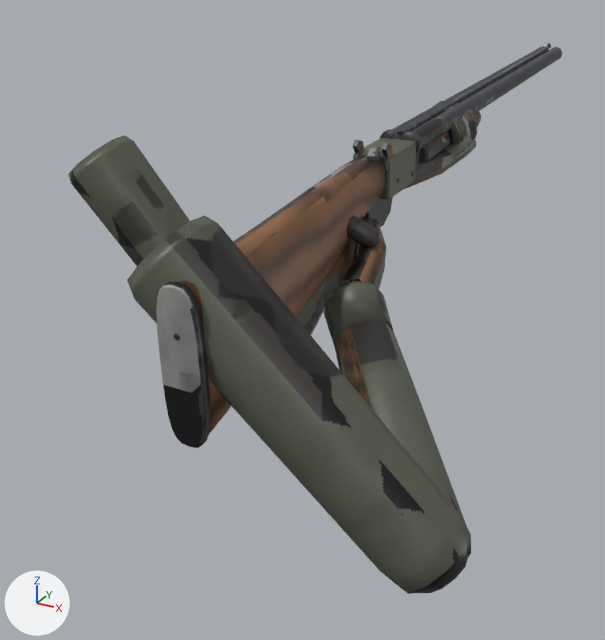
One commit to the glTF model games/shooters_edge/content/models/view/double_shotgun/double_shotgun.glb: the scene before it, then after it.
Rendered twice from a 50 mm lens placed at (0.38, -0.795, 0.299), pointed at (-0.135, 0.142, -0.17). The lights are fixed; the arrows at lower left show +X, +Y and +Z. The picture after the commit comes second. Where no turn or scale is listed for an object, it has been applied to the vertices. Vertices at exactly the same position are counted once.

The scene before the commit, as lines of its bpy script (objects in view):
```python
ob_double_shotgun = bpy.data.objects.new('double_shotgun', me_double_shotgun)
ob_double_shotgun.location = (0.0, 0.09, 0.069)
ob_double_shotgun_barrels = bpy.data.objects.new('double_shotgun.barrels', me_double_shotgun_barrels)
ob_double_shotgun_barrels.location = (0.0, 0.136, 0.06)
ob_double_shotgun_hand_l_fore = bpy.data.objects.new('double_shotgun.hand_l_fore', me_double_shotgun_hand_l_fore)
ob_double_shotgun_hand_l_fore.parent = ob_double_shotgun_hand_l_upper
ob_double_shotgun_hand_l_fore.location = (0.0, 0.32, 0.0)
ob_double_shotgun_hand_l_fore.rotation_euler = (-1.769, 2.512, 0.404)  # degrees (-101, 144, 23)
ob_double_shotgun_hand_l_upper = bpy.data.objects.new('double_shotgun.hand_l_upper', me_double_shotgun_hand_l_upper)
ob_double_shotgun_hand_l_upper.parent = ob_double_shotgun_torso
ob_double_shotgun_hand_l_upper.location = (-0.19, 0.0, 0.0)
ob_double_shotgun_hand_l_upper.rotation_euler = (-0.9, -0.0126, -0.688)  # degrees (-52, -0.7, -39)
ob_double_shotgun_hand_r = bpy.data.objects.new('double_shotgun.hand_r', me_double_shotgun_hand_r)
ob_double_shotgun_hand_r.parent = ob_double_shotgun_hand_r_fore
ob_double_shotgun_hand_r.location = (0.0, 0.27, 0.0)
ob_double_shotgun_hand_r.rotation_euler = (-0.432, -0.0000146, 0.255)  # degrees (-25, 0, 15)
ob_double_shotgun_hand_r_fore = bpy.data.objects.new('double_shotgun.hand_r_fore', me_double_shotgun_hand_r_fore)
ob_double_shotgun_hand_r_fore.parent = ob_double_shotgun_hand_r_upper
ob_double_shotgun_hand_r_fore.location = (0.0, 0.32, 0.0)
ob_double_shotgun_hand_r_fore.rotation_euler = (2.38, 0.23, -0.421)  # degrees (136, 13, -24)
ob_double_shotgun_hand_r_upper = bpy.data.objects.new('double_shotgun.hand_r_upper', me_double_shotgun_hand_r_upper)
ob_double_shotgun_hand_r_upper.parent = ob_double_shotgun_torso
ob_double_shotgun_hand_r_upper.location = (0.19, 0.0, 0.0)
ob_double_shotgun_hand_r_upper.rotation_euler = (-1.373, -0.795, 0.48)  # degrees (-79, -46, 28)
ob_double_shotgun_torso = bpy.data.objects.new('double_shotgun.torso', None)
ob_double_shotgun_torso.location = (-0.18, -0.14, 0.06)
ob_double_shotgun_torso.rotation_euler = (0.0, 0.0, -0.698)  # degrees (0, 0, -40)
# also in view: 'double_shotgun.hand_l' at (-0.013, 0.239, 0.058)
```
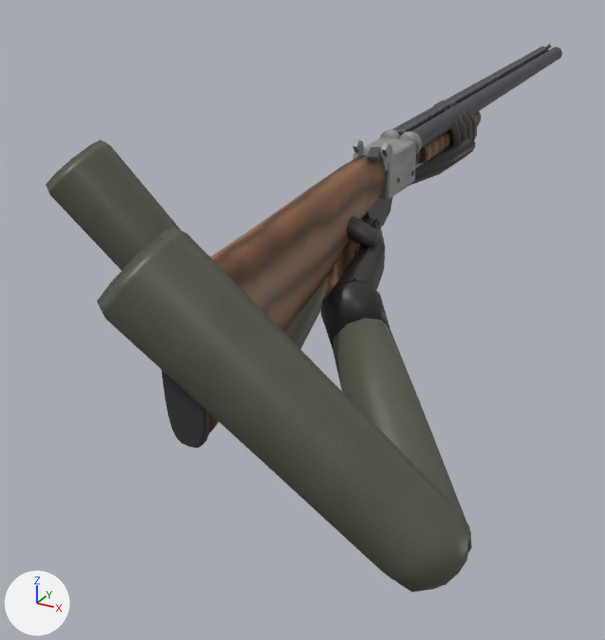
ob_double_shotgun_torso is not drawn itself; it is the parent of ob_double_shotgun_hand_l_upper, ob_double_shotgun_hand_r_upper.

Where the newer file only moved an object's origin or applied its transform, the numbers keep the older frame.

Patch to the scene script:
```diff
--- a/games/shooters_edge/content/models/view/double_shotgun/double_shotgun.glb.py
+++ b/games/shooters_edge/content/models/view/double_shotgun/double_shotgun.glb.py
@@ me_double_shotgun @@
 me_double_shotgun.from_pydata(...)  # 1250 vertices, 2428 faces; spans x -0.026..0.026, y -0.403..0.057, z -0.158..0.038
 # used by ob_double_shotgun; location = (0.0, 0.09, 0.069)
+# me_double_shotgun part 1: 2334 kept faces spanning x -0.026..0.026, y -0.403..0.057, z -0.158..0.038 get new texture (UV) coordinates
 me_double_shotgun.materials.append(mat_double_shotgun)
@@ me_double_shotgun_hand_r_upper @@
 me_double_shotgun_hand_r_upper.from_pydata(...)  # 60 vertices, 116 faces; spans x -0.05..0.05, y -0.012..0.346, z -0.045..0.045
 # used by ob_double_shotgun_hand_r_upper; parent = ob_double_shotgun_torso; location = (0.19, 0.0, 0.0); rotation_euler = (-1.373, -0.795, 0.48), in degrees (-79, -46, 28)
+# me_double_shotgun_hand_r_upper part 2: texture (UV) coordinates of 116 of 116 faces, centred in x -0.045..0.045, y -0.012..0.346, z -0.044..0.044, changed; they spanned u 0.06..0.95, v 0.01..0.36 and now span u 0.0..0.9, v 0.01..0.41
 me_double_shotgun_hand_r_upper.materials.append(mat_double_shotgun)
@@ me_double_shotgun_hand_r_fore @@
 me_double_shotgun_hand_r_fore.from_pydata(...)  # 70 vertices, 132 faces; spans x -0.041..0.041, y -0.012..0.274, z -0.037..0.037
 # used by ob_double_shotgun_hand_r_fore; parent = ob_double_shotgun_hand_r_upper; location = (0.0, 0.32, 0.0); rotation_euler = (2.38, 0.23, -0.421), in degrees (136, 13, -24)
+# me_double_shotgun_hand_r_fore part 3: texture (UV) coordinates of 132 of 132 faces, centred in x -0.037..0.037, y -0.012..0.274, z -0.035..0.035, changed; they spanned u 0.0..0.99, v 0.01..0.51 and now span u 0.0..0.85, v 0.17..0.53
 me_double_shotgun_hand_r_fore.materials.append(mat_double_shotgun)
@@ ob_double_shotgun_torso @@
 ob_double_shotgun_torso = bpy.data.objects.new('double_shotgun.torso', None)
-ob_double_shotgun_torso.location = (-0.18, -0.14, 0.06)
+ob_double_shotgun_torso.location = (-0.18, -0.18, 0.06)
 ob_double_shotgun_torso.rotation_euler = (0.0, 0.0, -0.698)  # degrees (0, 0, -40)
@@ ob_double_shotgun_hand_l_upper @@
 ob_double_shotgun_hand_l_upper.location = (-0.19, 0.0, 0.0)
-ob_double_shotgun_hand_l_upper.rotation_euler = (-0.9, -0.0126, -0.688)  # degrees (-52, -0.7, -39)
+ob_double_shotgun_hand_l_upper.rotation_euler = (-0.859, 0.0491, -0.627)  # degrees (-49, 2.8, -36)
@@ ob_double_shotgun_hand_l_fore @@
 ob_double_shotgun_hand_l_fore.location = (0.0, 0.32, 0.0)
-ob_double_shotgun_hand_l_fore.rotation_euler = (-1.769, 2.512, 0.404)  # degrees (-101, 144, 23)
+ob_double_shotgun_hand_l_fore.rotation_euler = (-1.684, 2.486, 0.373)  # degrees (-96, 142, 21)
@@ ob_double_shotgun_hand_r_upper @@
 ob_double_shotgun_hand_r_upper.location = (0.19, 0.0, 0.0)
-ob_double_shotgun_hand_r_upper.rotation_euler = (-1.373, -0.795, 0.48)  # degrees (-79, -46, 28)
+ob_double_shotgun_hand_r_upper.rotation_euler = (-1.262, -0.795, 0.49)  # degrees (-72, -46, 28)
@@ ob_double_shotgun_hand_r_fore @@
 ob_double_shotgun_hand_r_fore.location = (0.0, 0.32, 0.0)
-ob_double_shotgun_hand_r_fore.rotation_euler = (2.38, 0.23, -0.421)  # degrees (136, 13, -24)
+ob_double_shotgun_hand_r_fore.rotation_euler = (2.271, 0.182, -0.478)  # degrees (130, 10, -27)
@@ ob_double_shotgun_hand_r @@
 ob_double_shotgun_hand_r.location = (0.0, 0.27, 0.0)
-ob_double_shotgun_hand_r.rotation_euler = (-0.432, -0.0000146, 0.255)  # degrees (-25, 0, 15)
+ob_double_shotgun_hand_r.rotation_euler = (-0.481, -0.000011, 0.243)  # degrees (-28, 0, 14)
```

Pixel boxes (x1, y1, x2, y2) of what changed, in the pictures (605 x 640 px):
'double_shotgun.hand_r_upper', surface changed, moved, turned: before (127, 216, 471, 594); after (97, 226, 470, 592)
'double_shotgun.hand_r_fore', surface changed, moved, turned: before (324, 281, 471, 557); after (321, 280, 472, 554)
'double_shotgun.hand_l_upper', moved, turned: before (68, 135, 190, 266); after (46, 140, 181, 271)
'double_shotgun.hand_r', moved, turned: before (338, 215, 386, 289); after (336, 216, 385, 290)
'double_shotgun.hand_l_fore', moved, turned: before (297, 280, 325, 335); after (286, 280, 325, 349)
part 1 of me_double_shotgun, surface changed: (161, 129, 422, 448) in both
